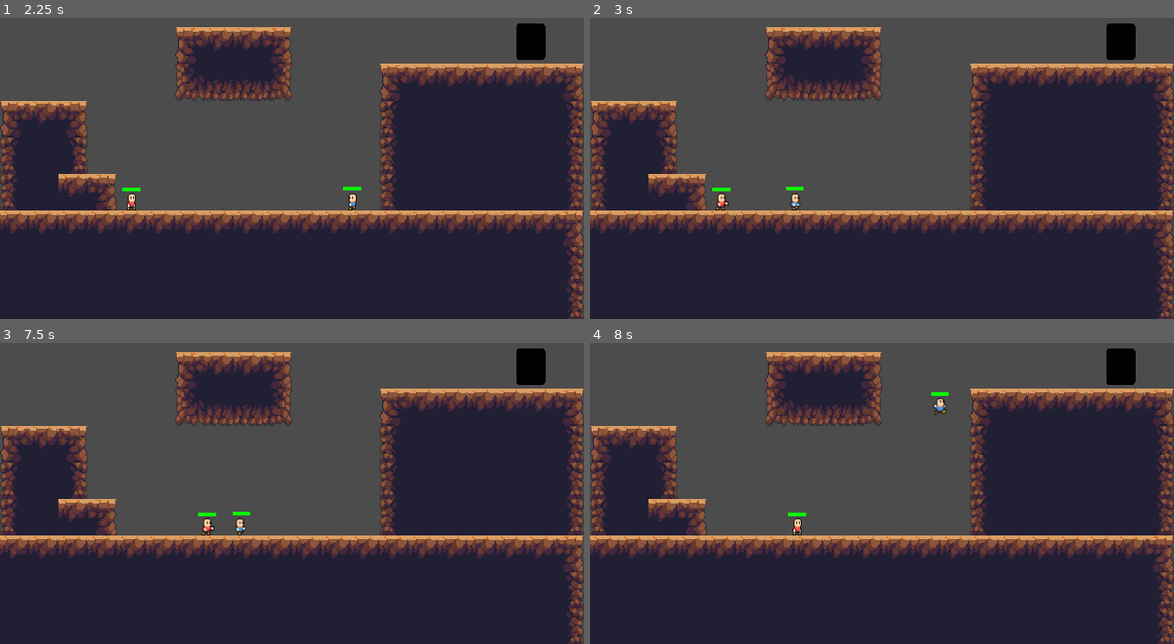
Above: before the commit, frames 1-4 (two rows, left to right).
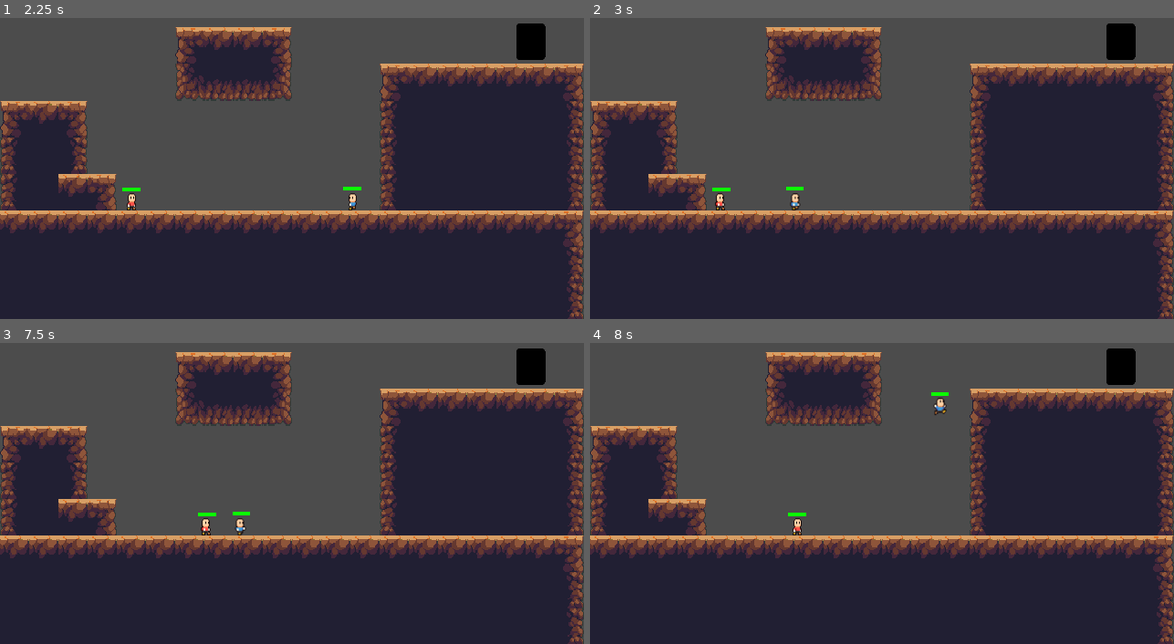
Above: after the commit, the same moments.

Repository: stiviwonder/moustache_royal
Game: Godot game, scene res://scenes/world0.tscn
Same seed, same stepped clock (60 frames per second), same inputs: the game is played once before the commit and once after it. The engine's default icon, where the game draws it, is replaced by a stand-in: a white triangle on a blue panel in a dark square.
Inputs:
- Up to frame 1 (2.25 s): tap Enter at 0.5 s; hold D (ui_right) 0.53-2.03 s; tap J (attack1) at 0.6 s; tap W (ui_up) at 0.77, 1.52 s; tap K (attack2) at 0.8, 1.35 s; tap Space (dash) at 1.55, 2.1 s; hold A (ui_left) from 2.03 s (still down)
- Up to frame 2 (3 s): tap , (p2_attack1) at 2.3, 2.85 s; release A (ui_left) at 2.78 s; hold D (ui_right) from 2.78 s (still down)
- Up to frame 3 (7.5 s): tap W (ui_up) at 3.02, 3.77, 4.52, 6.02, 6.77 s; tap . (p2_attack2) at 3.05, 3.6 s; tap - (p2_dash) at 3.8, 4.35 s; release D (ui_right) at 4.28 s; hold A (ui_left) 4.28-5.03 s; tap J (attack1) at 4.55, 5.1 s; tap Space (dash) at 5, 6.05, 6.6 s; hold D (ui_right) 5.03-5.78 s; tap K (attack2) at 5.3, 5.85 s; hold A (ui_left) 5.78-7.28 s; tap , (p2_attack1) at 6.8, 7.35 s; hold D (ui_right) from 7.28 s (still down)
- Up to frame 4 (8 s): keep holding D (ui_right); tap W (ui_up) at 7.52 s; tap . (p2_attack2) at 7.55 s

Frame 1 is identical in both runs. In frame 2, less than 0.1% of the frame differs, in the area x 21-24%, y 58-64%; in frame 3, less than 0.1%, in the area x 34-37%, y 58-64%; in frame 4, nothing differs.

Commit message:
clean up

Diff:
--- a/project.godot
+++ b/project.godot
@@ -21,7 +21,6 @@
 
 [debug]
 
-settings/stdout/print_fps=true
 settings/stdout/verbose_stdout=true
 
 [display]
--- a/scripts/KinematicBody2D.gd
+++ b/scripts/KinematicBody2D.gd
@@ -4,10 +4,12 @@
 
 signal health_updated(health)
 signal killed()
+#signal attack(amount)
 
 var motion = Vector2()
 var attacking = false
 var jumping = false
+
 
 const UP = Vector2(0, -1)
 const GRAVITY = 20
@@ -26,11 +28,13 @@
 func _ready():
 	emit_signal("health_updated", health)
 
+################################### INPUT 1 ##############################################
+
 func input_p1():
+
 	#$sprite_col.disabled = false
 	var friction = false
 	if Input.is_action_pressed("ui_right") && !attacking:
-
 		motion.x = min(motion.x+ACCELERATION, MAX_SPEED)
 		$sprite.flip_h = false
 		$hitbox.scale.x = 1
@@ -43,14 +47,14 @@
 		$hitbox.scale.x = -1
 		animator.play("run", 1, 2)
 
-	elif Input.is_action_just_pressed("attack1") && !attacking:
-		attacking = true
-		friction = true
-		animator.play("attack", 1, 3)
-		yield(animator, "animation_finished")
-		attacking = false
-
-	elif Input.is_action_just_pressed("attack2") && !attacking:
+	elif Input.is_action_just_pressed("attack1") && !attacking && !jumping:
+		attacking = true
+		friction = true
+		animator.play("attack", 1, 2)
+		yield(animator, "animation_finished")
+		attacking = false
+
+	elif Input.is_action_just_pressed("attack2") && !attacking && !jumping:
 		attacking = true
 		friction = true
 		animator.play("attack2", 1, 3)
@@ -59,13 +63,8 @@
 
 
 	elif Input.is_action_just_pressed("dash") && !attacking:
-		if $sprite.flip_h:
-			motion.x = -1000
-		else:
-			motion.x = 1000
-
-		animator.play("dash")
-
+		dash()
+		#yield(animator, "animation_finished")
 
 	elif !attacking:
 	#elif Input.is_action_just_released("ui_left") || Input.is_action_just_released("ui_right") || Input.is_action_just_released("attack") || !jumping:
@@ -73,6 +72,7 @@
 		friction = true
 
 	if is_on_floor():
+		jumping = false
 		if Input.is_action_just_pressed("ui_up"):
 			motion.y = JUMP_HEIGHT
 			jumping = true
@@ -80,6 +80,8 @@
 			motion.x = lerp(motion.x, 0, 0.2)
 
 	else:
+		jumping = true
+		attacking = false
 		if motion.y != 0:
 			if !die:
 				animator.play("jump")
@@ -91,11 +93,13 @@
 		motion.x = lerp(motion.x, 0, 0.05)
 	motion = move_and_slide(motion, UP)
 
+################################### INPUT 2 ##############################################
+
 func input_p2():
+
 	#$sprite_col.disabled = false
 	var friction = false
 	if Input.is_action_pressed("p2_right") && !attacking:
-
 		motion.x = min(motion.x+ACCELERATION, MAX_SPEED)
 		$sprite.flip_h = false
 		$hitbox.scale.x = 1
@@ -108,14 +112,14 @@
 		$hitbox.scale.x = -1
 		animator.play("run", 1, 2)
 
-	elif Input.is_action_just_pressed("p2_attack1") && !attacking:
-		attacking = true
-		friction = true
-		animator.play("attack", 1, 3)
-		yield(animator, "animation_finished")
-		attacking = false
-
-	elif Input.is_action_just_pressed("p2_attack2") && !attacking:
+	elif Input.is_action_just_pressed("p2_attack1") && !attacking && !jumping:
+		attacking = true
+		friction = true
+		animator.play("attack", 1, 2)
+		yield(animator, "animation_finished")
+		attacking = false
+
+	elif Input.is_action_just_pressed("p2_attack2") && !attacking && !jumping:
 		attacking = true
 		friction = true
 		animator.play("attack2", 1, 3)
@@ -124,13 +128,7 @@
 
 
 	elif Input.is_action_just_pressed("p2_dash") && !attacking:
-		if $sprite.flip_h:
-			motion.x = -1000
-		else:
-			motion.x = 1000
-
-		animator.play("dash")
-
+		dash()
 
 	elif !attacking:
 	#elif Input.is_action_just_released("ui_left") || Input.is_action_just_released("ui_right") || Input.is_action_just_released("attack") || !jumping:
@@ -138,6 +136,7 @@
 		friction = true
 
 	if is_on_floor():
+		jumping = false
 		if Input.is_action_just_pressed("p2_up"):
 			motion.y = JUMP_HEIGHT
 			jumping = true
@@ -145,6 +144,8 @@
 			motion.x = lerp(motion.x, 0, 0.2)
 
 	else:
+		jumping = true
+		attacking = false
 		if motion.y != 0:
 			if !die:
 				animator.play("jump")
@@ -156,6 +157,8 @@
 		motion.x = lerp(motion.x, 0, 0.05)
 	motion = move_and_slide(motion, UP)
 
+##################################### KILL ###############################################
+
 func kill():
 	#$sprite.visible = false
 	die = true
@@ -163,11 +166,15 @@
 	#$sprite_col.disabled = true
 	pass
 
+#################################### DAMAGE ##############################################
+
 func damage(amount):
 	_set_health(health - amount)
 	$effects.play("damage")
-	#$effects.stop()
-
+	animator.play("die")
+	attacking = false
+
+################################## SET HEALTH ############################################
 func _set_health(value):
 	var prev_health = health
 	health = clamp(value, 0 , max_health)
@@ -177,9 +184,18 @@
 			kill()
 			emit_signal("killed")
 
+#################################### IS HIT ##############################################
+
 func _is_hit():
 	var areas = $hurtbox.get_overlapping_areas()
 	for area in areas:
 		#print(area.name)
 		if area.name != "hurtbox":
 			return true
+
+func dash():
+	if $sprite.flip_h:
+		motion.x = -1000
+	else:
+		motion.x = 1000
+	animator.play("dash")
--- a/scripts/fighter.gd
+++ b/scripts/fighter.gd
@@ -2,7 +2,7 @@
 
 func _ready():
 	add_to_group("player")
-
+	#get_owner().connect("attack", self, damage)
 
 func _process(delta):
 	motion.y += GRAVITY
Not shown, added: export_presets.cfg
